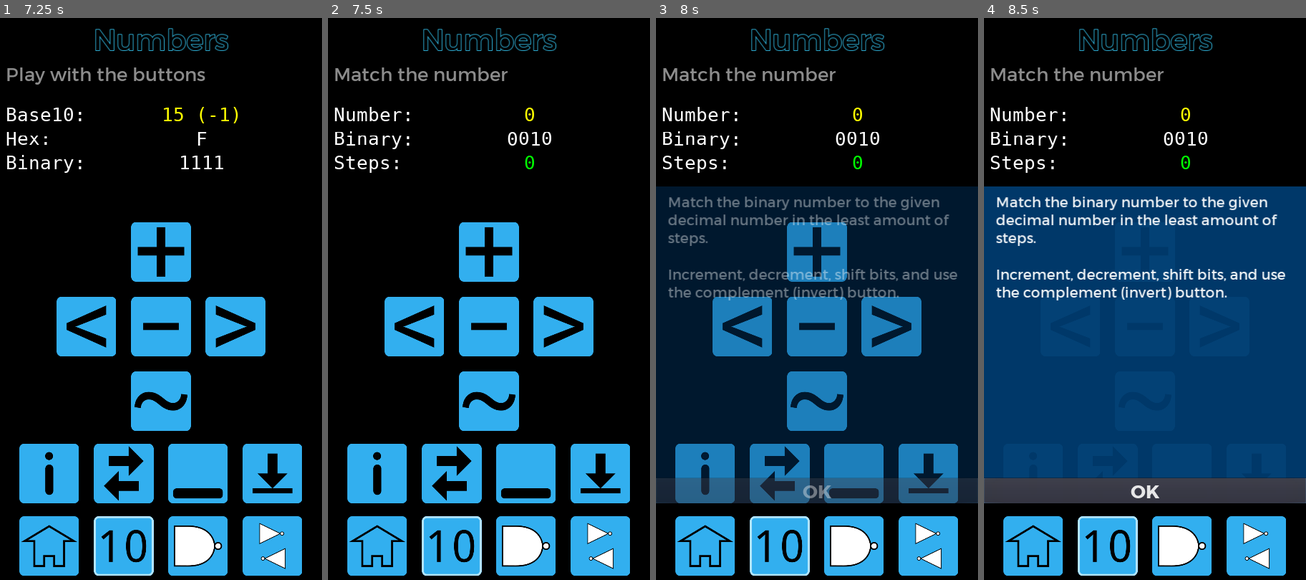
Above: before the commit, frames 1-4 (left to right).
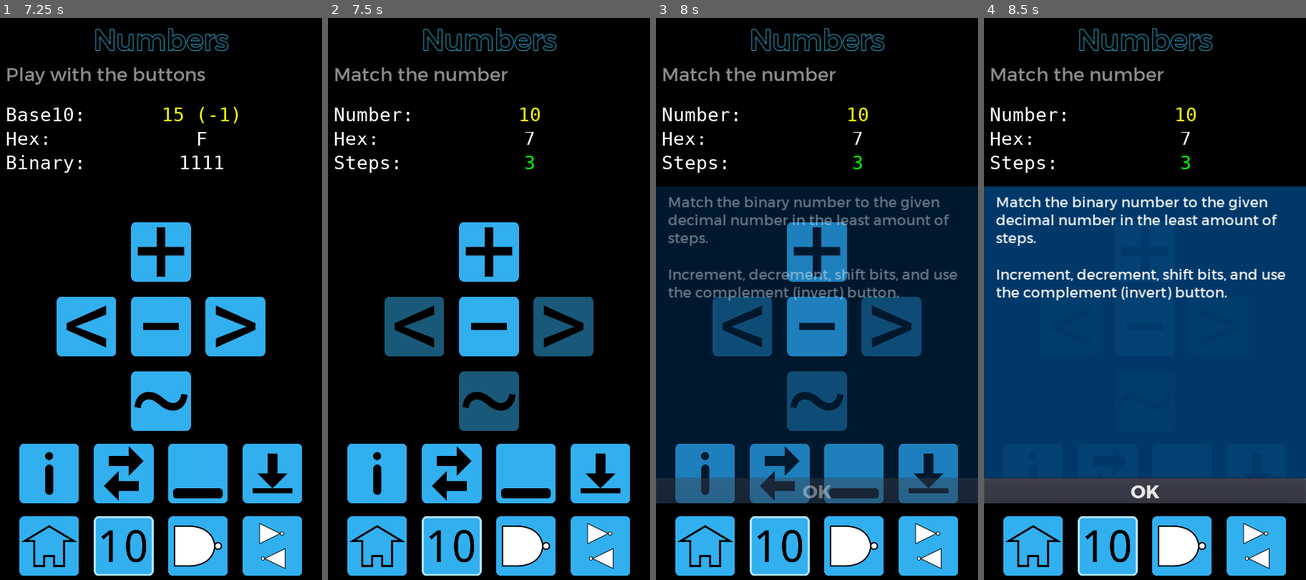
Above: after the commit, the same moments.

Repository: andrew-wilkes/digital-logic
Game: Godot game, scene res://Main.tscn
Same seed, same stepped clock (60 frames per second), same inputs: the game is played once before the commit and once after it.
Inputs (mouse positions are in pixels of both pictures, inside the frame that each line leads up to):
- Up to frame 1 (7.25 s): click (122, 546) at 0.5 s; click "OK" at 1.25 s; click (161, 254) at 2 s; click (86, 327) at 2.75 s; click (161, 327) at 3.5 s; click (235, 327) at 4.25 s; click (161, 400) at 5 s; click (48, 473) at 5.75 s; click "OK" at 6.5 s
- Up to frame 2 (7.5 s): click (450, 473) at 7.25 s
- Up to frame 3 (8 s): no input
- Up to frame 4 (8.5 s): click (1180, 473) at 8 s

Frame 1 is identical in both runs. In frame 2, 5.5% of the frame differs, in the area x 2-83%, y 15-74%; in frame 3, 5.5%; in frame 4, 0.5%.

Commit message:
Add number data

Diff:
--- a/game/Numbers.gd
+++ b/game/Numbers.gd
@@ -93,7 +93,6 @@
 	match event:
 		RESET:
 			idx = 0
-			step = 0
 			set_nums(numbers[idx])
 			set_number(number)
 			state = PLAYING
@@ -101,24 +100,24 @@
 		PLAYING:
 			match event:
 				INVERT:
-					step += 1
+					step -= 1
 					set_number(~number)
 					check_number()
 				LEFT:
-					step += 1
+					step -= 1
 					set_number(number << 1)
 					check_number()
 				RIGHT:
-					step += 1
+					step -= 1
 					set_number(number >> 1)
 					check_number()
 				PLUS:
-					step += 1
+					step -= 1
 					# Change the number and check for overflows
 					change_number(1)
 					check_number()
 				MINUS:
-					step += 1
+					step -= 1
 					change_number(-1)
 					check_number()
 				ATIMEOUT:
@@ -131,7 +130,6 @@
 					alert_correct()
 		NEXT:
 			idx += 1
-			step = 0
 			if idx == numbers.size():
 				alert.text = "Completed!"
 				state = DONE
@@ -161,9 +159,13 @@
 
 
 # Set the target, start value, and deduce BIN/HEX and number of digits
+# Data format: Dec_Number\tStart_Hex_Number\tTarget number of steps\t# Optional comment
+# Data format: Dec_Number\t\tBinary_Number\tTarget number of steps\t# Optional comment
+# Hex numbers: 0 - ffff
+# Binary numbers (treated as int after removing spaces): 0 - 1111 1111 1111 1111
 func set_nums(nums):
-	var data = nums.split("\t")
-	target = int(data[0])
+	var data = nums.split("\t") # Tab separator
+	target = int(data[0]) # Target decimal number
 	var v = data[1]
 	if v == "":
 		# Start based off a binary number
@@ -172,18 +174,20 @@
 			op_maps[mode][1] = BIN
 		var b = data[2].replace(" ", "")
 		number = bin2dec(int(b))
+		target_step = int(data[3])
+		step = target_step
 		set_level(int((len(b) - 1) / 4.0))
 		disable_shift_buttons(false)
-		target_step = int(data[3])
 	else:
 		# Start based off a hex number
 		num_type = HEX
 		if mode == TRAIN:
 			op_maps[mode][1] = HEX
 		number = ("0x" + v).hex_to_int()
+		target_step = int(data[2])
+		step = target_step
 		set_level(len(v) - 1)
 		disable_shift_buttons()
-		target_step = int(data[2])
 
 
 func set_number(n):
@@ -214,9 +218,9 @@
 			NULL:
 				v = ""
 			STEP:
-				if step > target_step * 2:
+				if step < -target_step / 2.0:
 					node.modulate = Color.red
-				elif step > target_step:
+				elif step < 0:
 					node.modulate = Color.orange
 				else:
 					node.modulate = Color.green
--- a/game/Numbers.tscn
+++ b/game/Numbers.tscn
@@ -31,7 +31,21 @@
 __meta__ = {
 "_edit_use_anchors_": false
 }
-n1 = "0		10	1
+n1 = "10	7	3 # Hex Increment
+15	9	6
+3		0	3	# Binary Increment
+8		100	4 # Observe signed overflow
+15		1001	6
+-3	2	5	# Hex decrement with underflow
+2	d	5	# Hex overflow
+-3		11	6	# Bin dec
+-2		1010	7 # Bin inc
+8		1	3	# Shift left
+1		1010	3	# Shift right
+8		1010	4 # shift R-L
+7		0	2	# Comp SR
+14		0	# Comp SR SL
+0		10	1
 1		0	1
 -1		0	1
 -2		0	1
